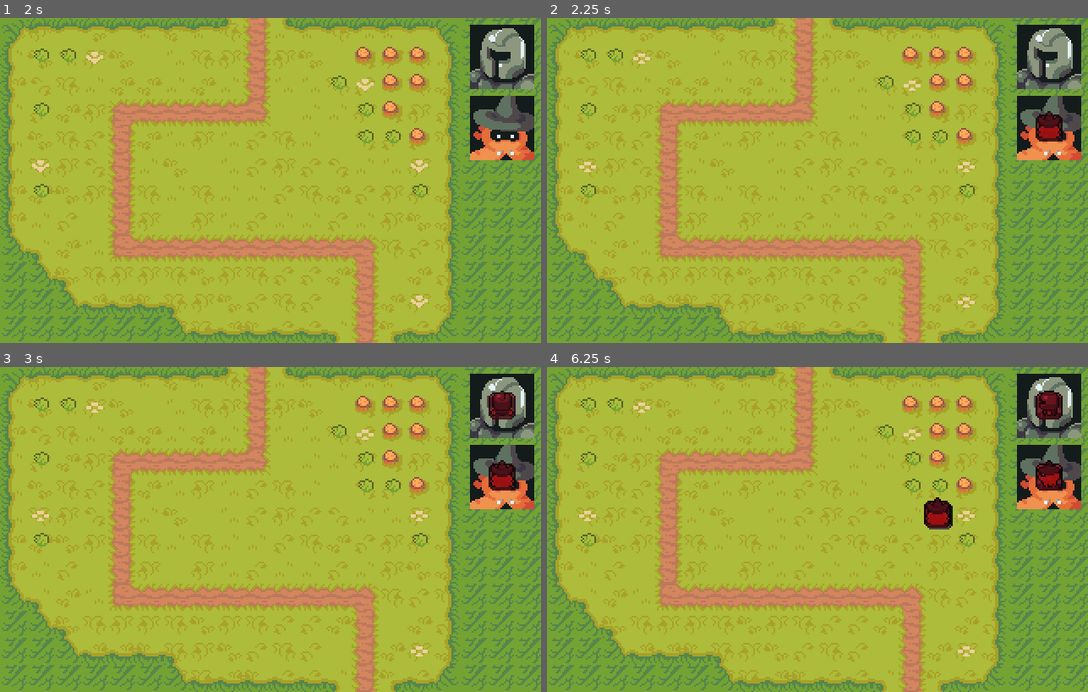
Above: before the commit, frames 1-4 (two rows, left to right).
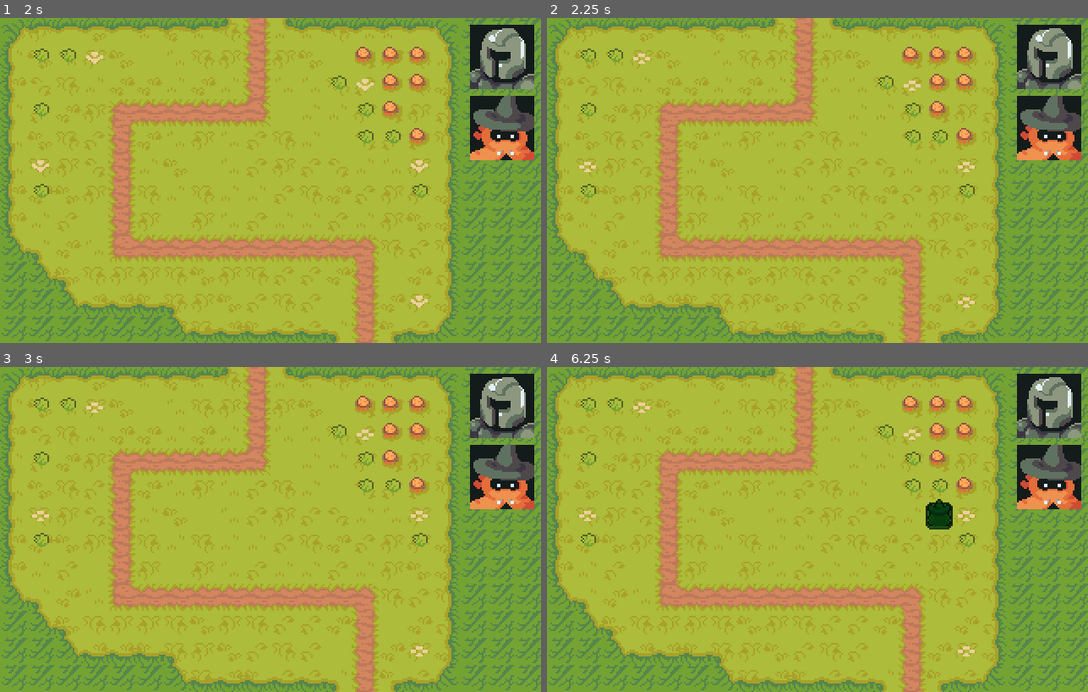
Above: after the commit, the same moments.

Repository: fescherer/game-off-2023
Game: Godot game, scene res://SceneHandler.tscn
The game is run twice, just before and just after one commit, with the same random seed, the same clock (stepped at 60 frames per second) and the same inputs.
Inputs (mouse positions are in pixels of both pictures, inside the frame that each line leads up to):
- Up to frame 1 (2 s): click "New Game" at 0.5 s; click (503, 57) at 1.25 s
- Up to frame 2 (2.25 s): click (1050, 128) at 2 s
- Up to frame 3 (3 s): click (503, 406) at 2.75 s
- Up to frame 4 (6.25 s): click (1050, 477) at 3.5 s; click (1050, 406) at 4.25 s; click (1050, 477) at 5 s; tap Enter (ui_accept) at 5.75, 5.85, 6.02 s; move the mouse to (936, 513) at 5.77 s

Frame 1 is identical in both runs. In frame 2, 0.4% of the frame differs, in the area x 90-96%, y 28-39%; in frame 3, 0.8%; in frame 4, 1.2%, in the area x 69-96%, y 7-50%.

Commit message:
:fire: fix building

Diff:
--- a/Scenes/MainScenes/game.gd
+++ b/Scenes/MainScenes/game.gd
@@ -5,6 +5,7 @@
 
 var build_mode = false
 var build_valid = false
+var build_tile
 var build_location
 var build_type
 
@@ -27,6 +28,8 @@
 
 
 func initiate_build_mode(tower_type):
+	if build_mode:
+		cancel_build_mode()
 	build_type = "tower_" + tower_type.to_lower()
 	build_mode = true
 	get_node("UI").set_tower_preview(build_type, get_global_mouse_position())
@@ -40,6 +43,7 @@
 		get_node("UI").update_tower_preview(tile_position, "077e2ed9")
 		build_valid = true
 		build_location = tile_position
+		build_tile = current_tile
 	else:
 		get_node("UI").update_tower_preview(tile_position, "bb243dd9")
 		build_valid = false
@@ -47,7 +51,7 @@
 func cancel_build_mode():
 	build_mode = false
 	build_valid = false
-	get_node("UI/TowerPreview").queue_free()
+	get_node("UI/TowerPreview").free()
 
 func verify_and_build():
 	if build_valid:
@@ -55,6 +59,7 @@
 		var new_tower = load("res://Scenes/Towers/" + build_type + ".tscn").instantiate()
 		new_tower.position = build_location
 		map_node.get_node("Towers").add_child(new_tower, true)
+		map_node.get_node("TowerExclusion").set_cell(0, build_tile, 0, Vector2i(3,4), 0)
 		#deduct cash
 		#update cash label
 		cancel_build_mode()
